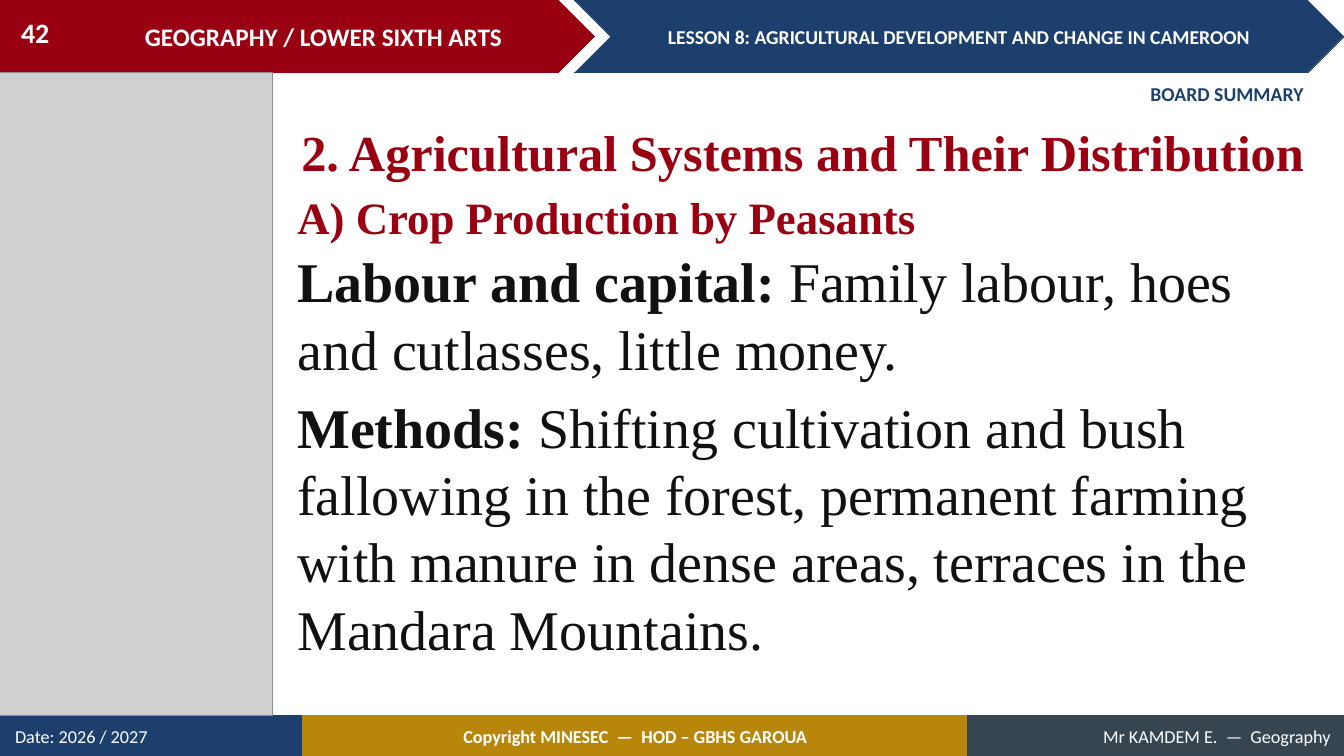
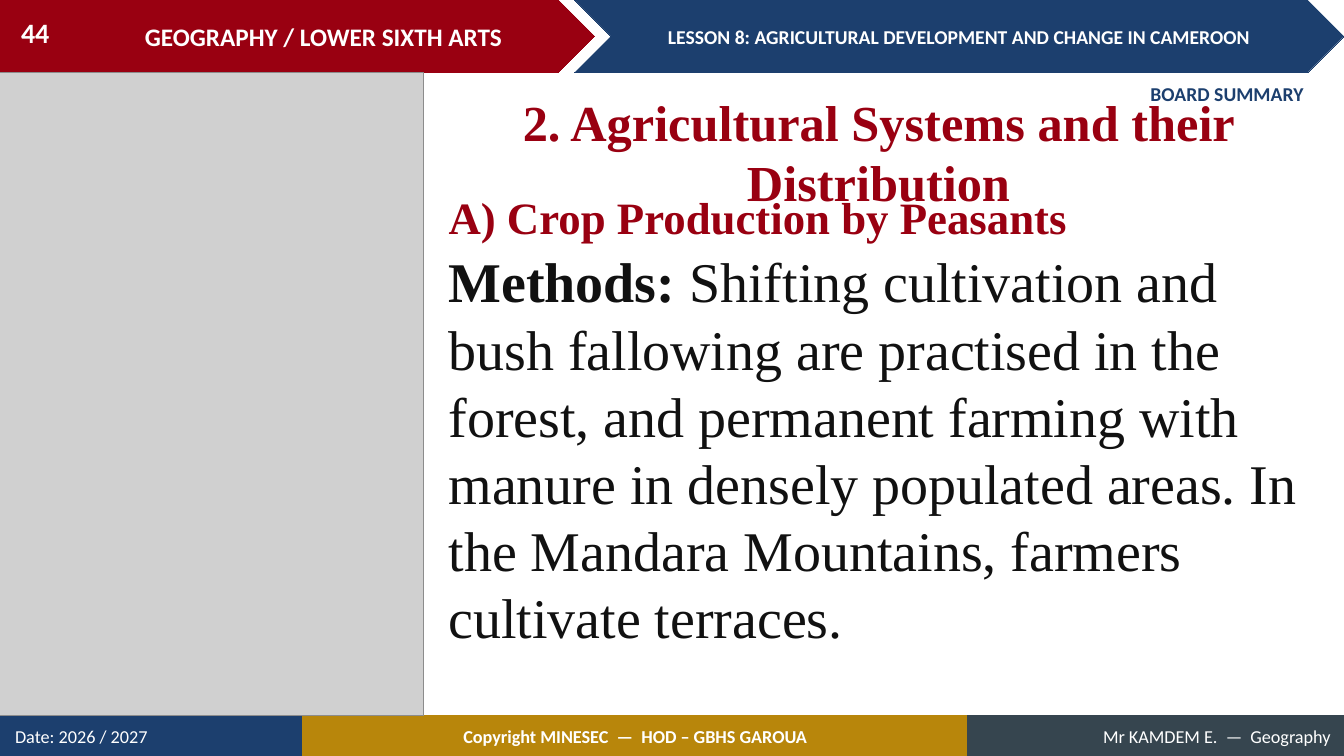
Before and after one commit to Berthautk/linea-github, a slide deck: slide 44 of lecons/LSA/Geography of Cameroon/08_LSA_CAM_L08_Agricultural_Development_and_Change_in_Cameroon.pptx (slide 42 before the commit). Drawn at 1344x756 pixels with LibreOffice and Linux fonts; fonts in the diff are those of the drawing; grey boxes stand for pictures. Boxes give left, top, right and bottom in pixels: in the first picture for what was removed or moved away, otherwise in the second. Text is boxed around its words. In the diff, an @@ line names an element or a change of style, - is before the commit and + after.

```diff
--- a/lecons/LSA/Geography of Cameroon/08_LSA_CAM_L08_Agricultural_Development_and_Change_in_Cameroon.pptx
+++ b/lecons/LSA/Geography of Cameroon/08_LSA_CAM_L08_Agricultural_Development_and_Change_in_Cameroon.pptx
@@ page number at (21,24,49,43): text changed @@
-42
+44
@@ picture: place and size @@
-picture at (0,73,272,716)
+picture at (0,73,423,716)
@@ text at (523,106,1234,212): text changed @@
-2. Agricultural Systems and Their Distribution
+2. Agricultural Systems and their Distribution
@@ text "A) Crop Production by Peasants": place and size @@
-text "A) Crop Production by Peasants" at (297,203,916,244)
+text "A) Crop Production by Peasants" at (449,200,1067,244)
@@ text at (449,262,1297,639): text changed @@
-Labour and capital: Family labour, hoes and cutlasses, little money.
-Methods: Shifting cultivation and bush fallowing in the forest, permanent farming with manure in dense areas, terraces in the Mandara Mountains.
+Methods: Shifting cultivation and bush fallowing are practised in the forest, and permanent farming with manure in densely populated areas. In the Mandara Mountains, farmers cultivate terraces.
```
Also in this commit, not shown: 22 other slides changed, 10 slides added, 2 slides removed, 17 other files.
